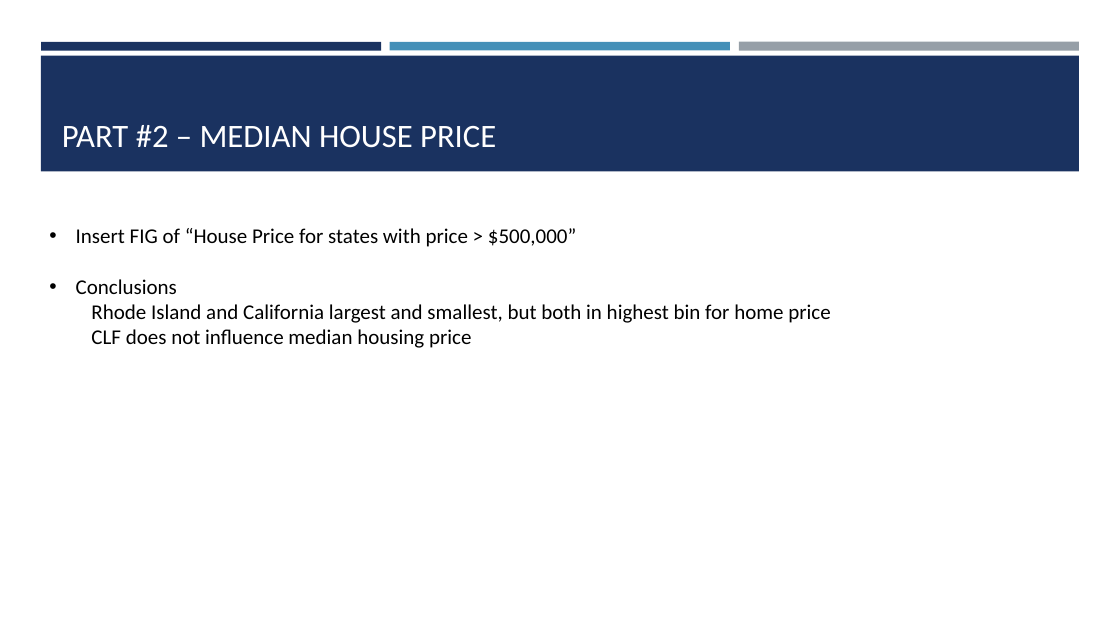
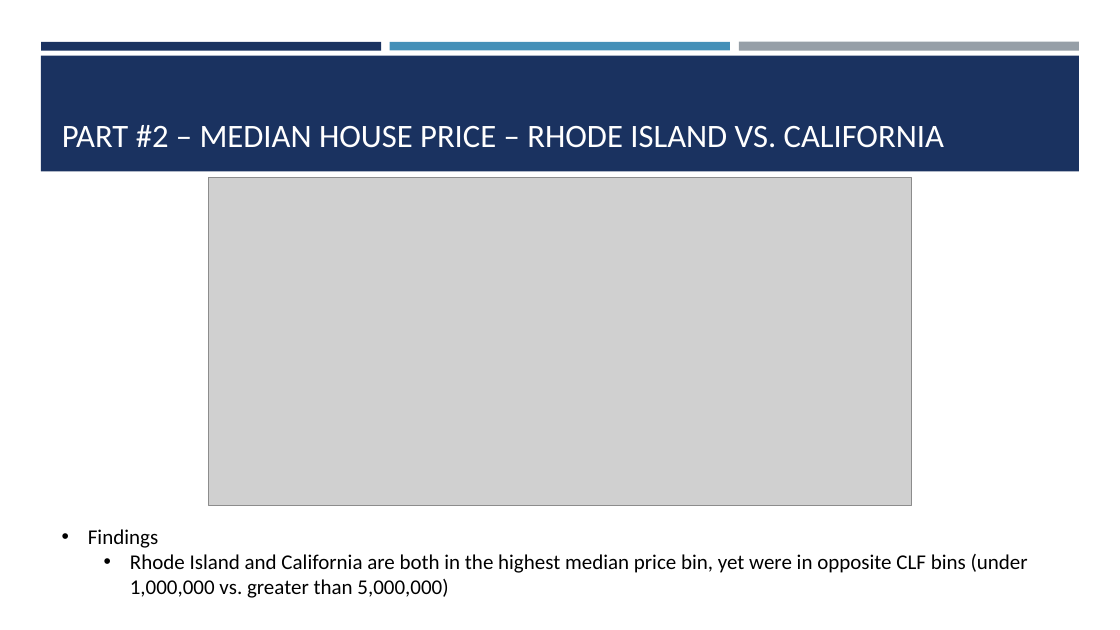
Before and after one commit to shawn-cavalieri/panic_at_the_desktop_project_1, a slide deck: slide 5 of Panic At The Desktop Project 1-.pptx. Drawn at 1120x630 pixels with LibreOffice and Linux fonts; fonts in the diff are those of the drawing; grey boxes stand for pictures. Boxes give left, top, right and bottom in pixels: in the first picture for what was removed or moved away, otherwise in the second. Text is boxed around its words. In the diff, an @@ line names an element or a change of style, - is before the commit and + after.

```diff
--- a/Panic At The Desktop Project 1-.pptx
+++ b/Panic At The Desktop Project 1-.pptx
@@ title at <box>62,125,944,148</box>: text changed @@
-PART #2 – MEDIAN HOUSE PRICE
+PART #2 – MEDIAN HOUSE PRICE – RHODE ISLAND VS. CALIFORNIA
@@ picture added at <box>209,177,912,506</box> @@
@@ text at <box>88,529,1028,598</box>: text changed @@
-• Insert FIG of “House Price for states with price > $500,000”
-• Conclusions
-  Rhode Island and California largest and smallest, but both in highest bin for home price
-  CLF does not influence median housing price
+• Findings
+  • Rhode Island and California are both in the highest median price bin, yet were in opposite CLF bins (under 1,000,000 vs. greater than 5,000,000)
```
Also in this commit, not shown: 8 other slides changed, 1 slide added, 1 slide removed.
